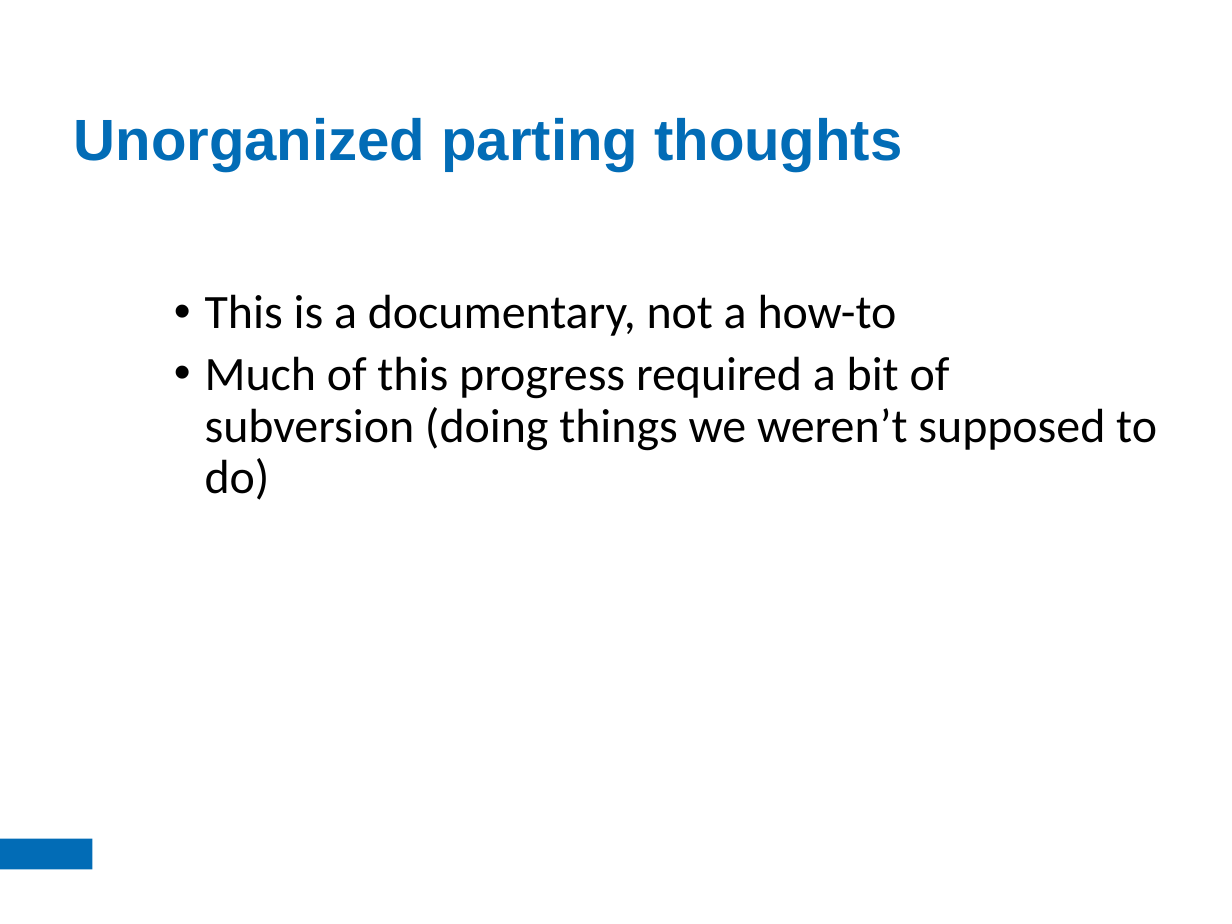
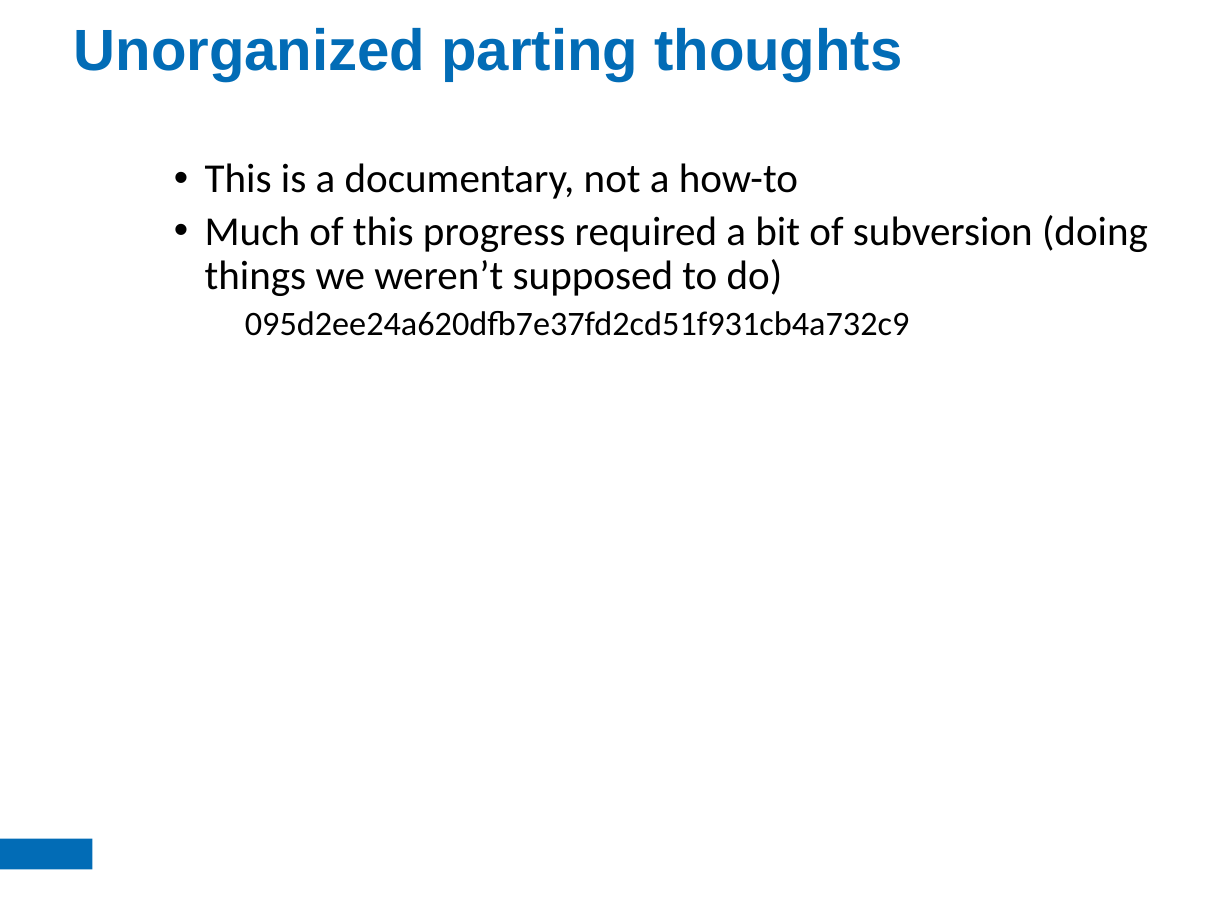
Before and after one commit to jhollist/two_steps_forward, a slide deck: slide 22 of two_steps_forward_outline.pptx. Drawn at 1232x924 pixels with LibreOffice and Linux fonts; fonts in the diff are those of the drawing; background and template pictures are left out. Boxes give left, top, right and bottom in pixels: in the first picture for what was removed or moved away, otherwise in the second. Text is boxed around its words. In the diff, an @@ line names an element or a change of style, - is before the commit and + after.

```diff
--- a/two_steps_forward_outline.pptx
+++ b/two_steps_forward_outline.pptx
@@ title "Unorganized parting thoughts": place and size @@
-title "Unorganized parting thoughts" at (74,118,902,171)
+title "Unorganized parting thoughts" at (74,28,902,81)
@@ text "This is a documentary, not ...": place and size @@
-text "This is a documentary, not ..." at (205,294,1157,500)
+text "This is a documentary, not ..." at (205,163,1148,336)
@@ text at (205,163,1148,296): size 28 to 24 pt in "This is a documentary, not a how-to", "Much of this progress required a bit ..." @@
@@ text at (245,311,910,336): paragraph added @@
+095d2ee24a620dfb7e37fd2cd51f931cb4a732c9
```
Also in this commit, not shown: 21 other slides changed, 2 other files.
